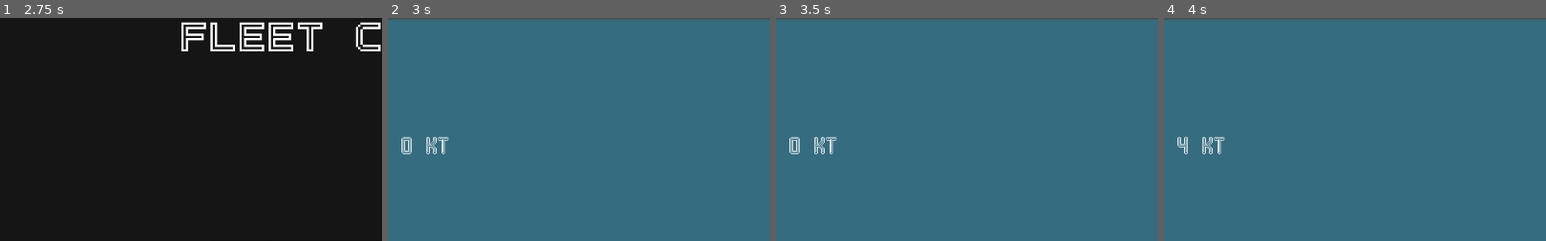
Above: before the commit, frames 1-4 (left to right).
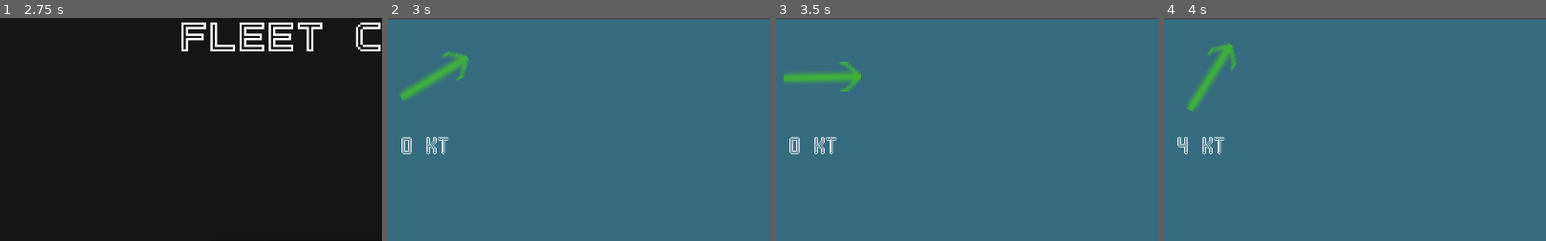
Above: after the commit, the same moments.

Repository: peter-shaw-benson/naval-game
Game: Godot game, scene res://gui/MainMenu.tscn
The game is run twice, just before and just after one commit, with the same random seed, the same clock (stepped at 60 frames per second) and the same inputs.
Inputs (mouse positions are % of the whole screen's width and height, from its top left):
- Up to frame 1 (2.75 s): click "Start Game" at 0.5 s; click "Back" at 1.25 s; click "Start Game" at 2 s
- Up to frame 2 (3 s): click "Start Game" at 2.75 s
- Up to frame 3 (3.5 s): no input
- Up to frame 4 (4 s): move the mouse to (10, 29) at 3.52 s; hold Q (patrol) from 3.53 s (still down); click (10, 29) at 3.67 s
The pictures show only the part of the screen within x 2-52%, y 0-50%; the shares and areas given below are measured in that part.

Frame 1 is identical in both runs. In frame 2, 1.0% of the frame differs, in the area x 3-22%, y 14-37%; in frame 3, 1.0%; in frame 4, 1.0%, in the area x 6-19%, y 11-42%.
Error in both runs: Invalid get index 'type' (on base: 'Dictionary'). (res://Game)

Commit message:
fixed wind arrow not loading

Diff:
--- a/Game Map/Map 2.tscn
+++ b/Game Map/Map 2.tscn
@@ -1,4 +1,3 @@
-
 [gd_scene load_steps=14 format=2]
 
 [ext_resource path="res://Game Map/Map 2.gd" type="Script" id=1]
@@ -10,10 +9,9 @@
 [ext_resource path="res://fonts/basic_font.tres" type="DynamicFont" id=7]
 [ext_resource path="res://Squad/Airbase/Airbase.tscn" type="PackedScene" id=8]
 [ext_resource path="res://Game Map/Weather/Weather.gd" type="Script" id=9]
-[ext_resource path="res://art/Untitled.png" type="Texture" id=10]
+[ext_resource path="res://art/map_assets/wind_arrow.png" type="Texture" id=10]
 [ext_resource path="res://Game Map/WindSpeed.gd" type="Script" id=11]
 [ext_resource path="res://Game Map/WindBox.gd" type="Script" id=12]
-[ext_resource path="res://Squad/Carrier/Carrier.tscn" type="PackedScene" id=10]
 
 [sub_resource type="DynamicFont" id=1]
 size = 36
@@ -24,7 +22,6 @@
 squadron_scene = ExtResource( 2 )
 island_scene = ExtResource( 4 )
 airbase_scene = ExtResource( 8 )
-carrier_scene = ExtResource( 10 )
 
 [node name="ColorRect" type="ColorRect" parent="."]
 anchor_right = 1.0
--- a/Game Map/WindBox.gd
+++ b/Game Map/WindBox.gd
@@ -3,6 +3,7 @@
 var angle_target
 var speed_target
 var current_speed
+var arrow_texture = load("res://art/map_assets/wind_arrow.png")
 
 func update_weather_display(angle, speed):
 	#set lerp targets
@@ -20,9 +21,4 @@
 	angle_target = 0
 	current_speed = 0
 	speed_target = 0
-	pass # Replace with function body.
-
-
-# Called every frame. 'delta' is the elapsed time since the previous frame.
-#func _process(delta):
-#	pass
+	$ArrowSprite.set_texture(arrow_texture)
--- a/gui/MainMenu.tscn
+++ b/gui/MainMenu.tscn
@@ -107,6 +107,7 @@
 margin_bottom = 140.0
 size_flags_vertical = 0
 text = "Quit"
+
 [connection signal="pressed" from="VBoxContainer/MarginContainer3/options/StartButton2" to="." method="_on_StartButton_pressed"]
 [connection signal="pressed" from="VBoxContainer/MarginContainer3/options/Custom Game" to="." method="_on_Custom_Game_pressed"]
 [connection signal="pressed" from="VBoxContainer/MarginContainer3/options/QuitButton" to="." method="_on_QuitButton_pressed"]
--- a/project.godot
+++ b/project.godot
@@ -24,7 +24,7 @@
 "language": "GDScript",
 "path": "res://Squad/Carrier/Carrier.gd"
 }, {
-"base": "Reference",
+"base": "Ship",
 "class": "CarrierEntity",
 "language": "GDScript",
 "path": "res://Entities/Ships/CarrierEntity.gd"
@@ -133,32 +133,27 @@
 
 queue={
 "deadzone": 0.5,
-"events": [ Object(InputEventKey,"resource_local_to_scene":false,"resource_name":"","device":0,"alt":false,"shift":false,"control":false,"meta":false,"command":false,"pressed":false,"scancode":16777237,"unicode":0,"echo":false,"script":null)
+"events": [ Object(InputEventKey,"resource_local_to_scene":false,"resource_name":"","device":0,"alt":false,"shift":false,"control":false,"meta":false,"command":false,"pressed":false,"scancode":16777237,"physical_scancode":0,"unicode":0,"echo":false,"script":null)
  ]
 }
 scout={
 "deadzone": 0.5,
-"events": [ Object(InputEventKey,"resource_local_to_scene":false,"resource_name":"","device":0,"alt":false,"shift":false,"control":false,"meta":false,"command":false,"pressed":false,"scancode":83,"unicode":0,"echo":false,"script":null)
+"events": [ Object(InputEventKey,"resource_local_to_scene":false,"resource_name":"","device":0,"alt":false,"shift":false,"control":false,"meta":false,"command":false,"pressed":false,"scancode":83,"physical_scancode":0,"unicode":0,"echo":false,"script":null)
  ]
 }
 strike={
 "deadzone": 0.5,
-"events": [ Object(InputEventKey,"resource_local_to_scene":false,"resource_name":"","device":0,"alt":false,"shift":false,"control":false,"meta":false,"command":false,"pressed":false,"scancode":90,"unicode":0,"echo":false,"script":null)
+"events": [ Object(InputEventKey,"resource_local_to_scene":false,"resource_name":"","device":0,"alt":false,"shift":false,"control":false,"meta":false,"command":false,"pressed":false,"scancode":90,"physical_scancode":0,"unicode":0,"echo":false,"script":null)
  ]
 }
 stop={
 "deadzone": 0.5,
-"events": [ Object(InputEventKey,"resource_local_to_scene":false,"resource_name":"","device":0,"alt":false,"shift":false,"control":false,"meta":false,"command":false,"pressed":false,"scancode":66,"unicode":0,"echo":false,"script":null)
+"events": [ Object(InputEventKey,"resource_local_to_scene":false,"resource_name":"","device":0,"alt":false,"shift":false,"control":false,"meta":false,"command":false,"pressed":false,"scancode":66,"physical_scancode":0,"unicode":0,"echo":false,"script":null)
  ]
 }
 bomb={
 "deadzone": 0.5,
-"events": [ Object(InputEventKey,"resource_local_to_scene":false,"resource_name":"","device":0,"alt":false,"shift":false,"control":false,"meta":false,"command":false,"pressed":false,"scancode":88,"unicode":0,"echo":false,"script":null)
- ]
-}
-patrol={
-"deadzone": 0.5,
-"events": [ Object(InputEventKey,"resource_local_to_scene":false,"resource_name":"","device":0,"alt":false,"shift":false,"control":false,"meta":false,"command":false,"pressed":false,"scancode":81,"unicode":0,"echo":false,"script":null)
+"events": [ Object(InputEventKey,"resource_local_to_scene":false,"resource_name":"","device":0,"alt":false,"shift":false,"control":false,"meta":false,"command":false,"pressed":false,"scancode":88,"physical_scancode":0,"unicode":0,"echo":false,"script":null)
  ]
 }
 patrol={
Renamed: art/Untitled.png -> art/map_assets/wind_arrow.png
Not shown, changed: art/map_assets/wind_arrow.png.import
